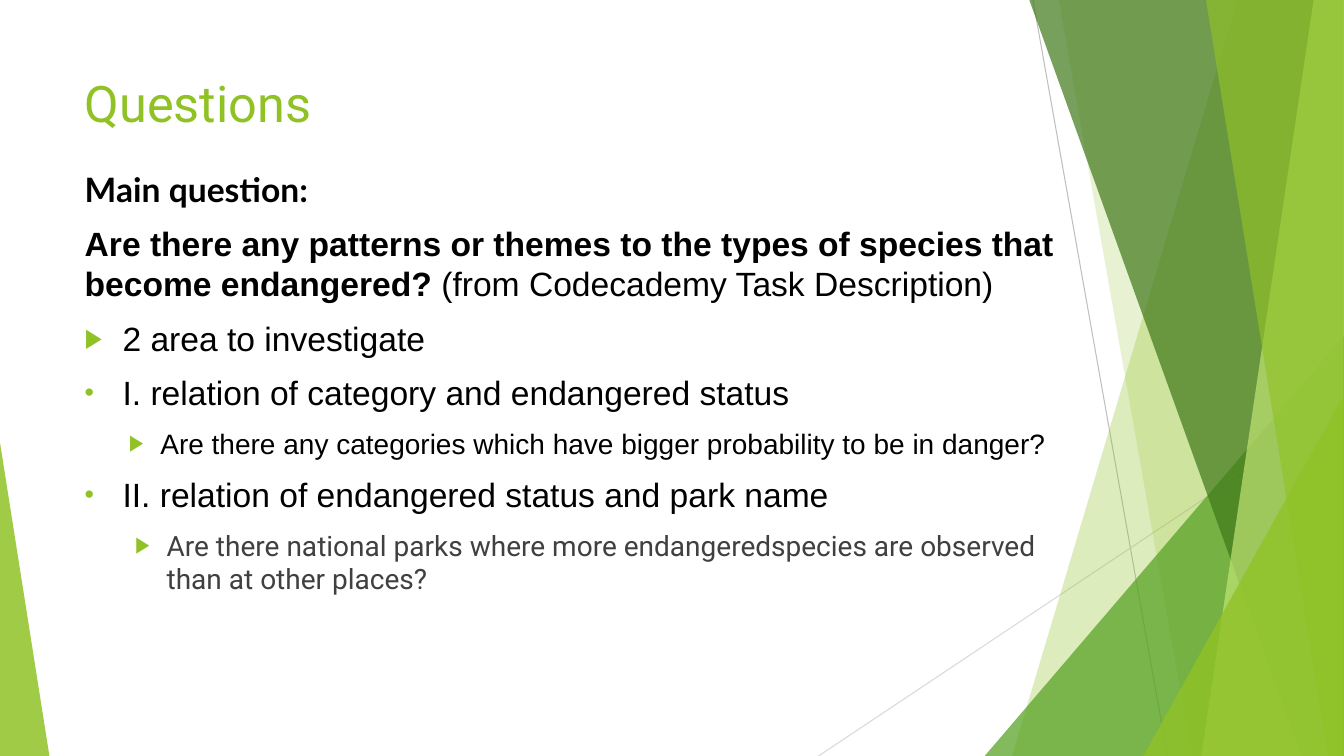
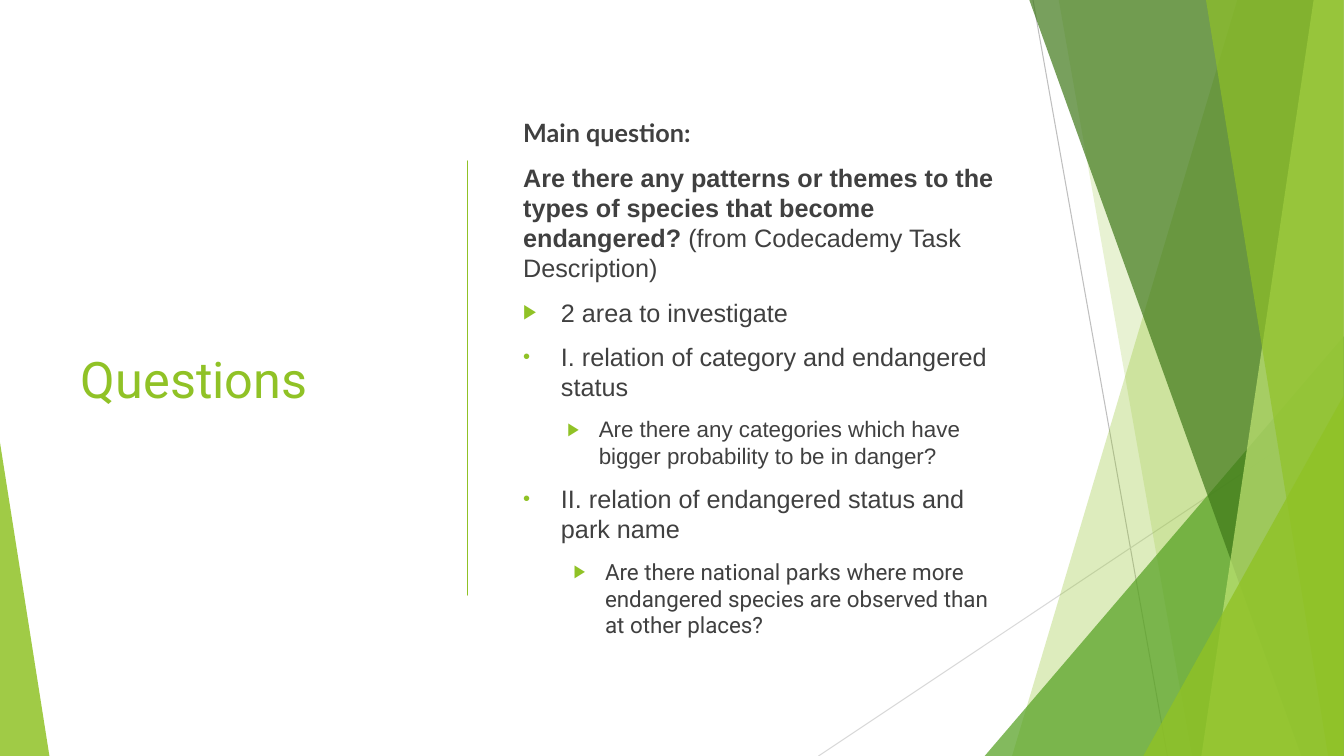
Before and after one commit to kgveronka/biodiversity, a slide deck: slide 4 of Biodiversity in National Parks.pptx (slide 5 before the commit). Drawn at 1344x756 pixels with LibreOffice and Linux fonts; fonts in the diff are those of the drawing. Boxes give left, top, right and bottom in pixels: in the first picture for what was removed or moved away, otherwise in the second. Text is boxed around its words. In the diff, an @@ line names an element or a change of style, - is before the commit and + after.

Commit message:
Update Biodiversity in National Parks.pptx
update slides

```diff
--- a/Biodiversity in National Parks.pptx
+++ b/Biodiversity in National Parks.pptx
@@ title "Questions" at (x1=81, y1=361, x2=307, y2=404): vertical alignment top to middle @@
@@ title "Questions" moved from (x1=85, y1=85, x2=311, y2=128) to (x1=81, y1=361, x2=307, y2=404) @@
@@ text "Main question:" moved from (x1=85, y1=177, x2=1054, y2=595) to (x1=523, y1=123, x2=993, y2=638) @@
@@ text "Main question:" at (x1=523, y1=123, x2=993, y2=638): vertical alignment top to middle @@
@@ text at (x1=523, y1=123, x2=993, y2=544): size 24 to 18 pt in "Main question:", "Are there any patterns or themes to ...", "2 area to investigate", "I. relation of category and endangered status" and 1 more places; text colour #000000 to #404040 in "Main question:", "Are there any patterns or themes to ...", "2 area to investigate", "I. relation of category and endangered status" and 2 more places; size 20 to 16 pt in "Are there any categories which have bigger ..." @@
@@ line added from (468, 161) to (468, 595), #90C226 1 pt @@
@@ text at (x1=605, y1=563, x2=988, y2=638): text changed; size 20 to 16 pt @@
-  ▶ Are there national parks where more endangeredspecies are observed than at other places?
+  ▶ Are there national parks where more endangered species are observed than at other places?
```
Also in this commit, not shown: 13 other slides changed, 7 slides added, 4 slides removed.
